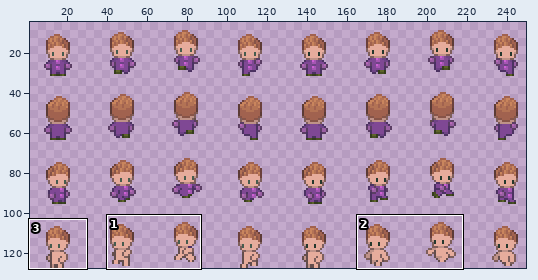
Sprite sheet, stored at frontend/public/assets/walk/walk_purple.png. Above, an overview of the earlier version with the close-up marked.
Close-up. Before the edit:
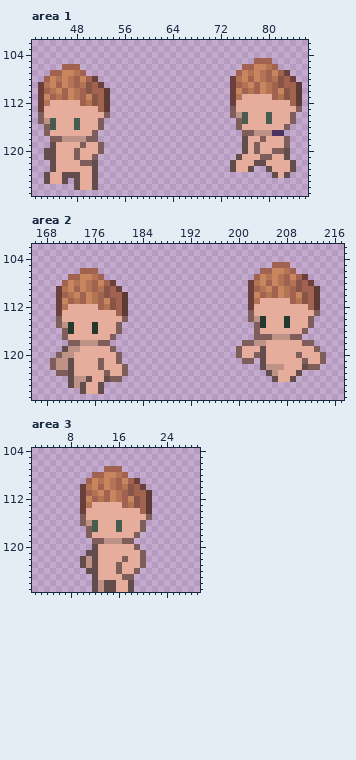
The file is 256x128 pixels. Shown: area 1: x 41..86, y 102..127; area 2: x 166..217, y 102..127; area 3: x 2..29, y 104..127. The wide view leaves out empty margins. The commit also changed other parts of the picture, which this record leaves out.
After the commit:
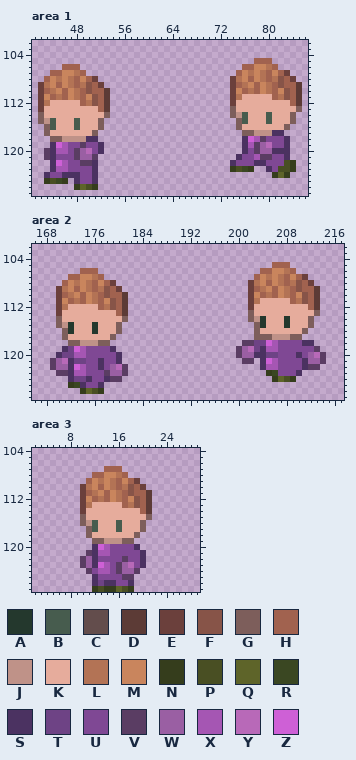
Palette (. is transparent): A #24382d  B #475c4e  C #634d4c  D #5c3b36  E #6b403c  F #875448  G #7d5e5b  H #a1624f  J #bf9288  K #e6ac9c  L #b37355  M #c9855d  N #353d1c  P #494f23  Q #5e6429  R #3a4722  S #4b3261  T #6e4385  U #7f4894  V #5a3d63  W #9a5fa3  X #a556b3  Y #b869b8  Z #ce60d6
Edits made:
--- area 1
@@ x 41..86 @@
 117 ..GKKKKKKKG........................GGJJJSS....
-118 ...GGJJJJGG........................CKKGKKKG...
-119 ...CKKKKGKKG.......................CKGKKKKG...
-120 ..CCKKKGKKKG.......................CKGKKGGC...
-121 ..CCKKKGKKG.......................CKKKGGKKC...
-122 ...CKKKKGGC......................CKKKCCKKKKC..
-123 ...CKKKKKKC......................CKKC..CKKKC..
-124 ..CKKCCCKKC.............................CKC...
-125 ..CKKC.CKKC...................................
-126 .......CKKC...................................
+118 ...GGJJJJSS........................SZXVUUUS...
+119 ...SZXUUVUUS.......................SXVWYUUS...
+120 ..VSXXUVWYUS.......................SUVWWSSS...
+121 ..VSUUUVWWV.......................SUUXVVUUS...
+122 ...SZXUUVVS......................SUUUSSUUUPN..
+123 ...SXXUUUUS......................NPRN..SUPPN..
+124 ..SUUSSSUUS.............................NQN...
+125 ..NPRN.SUUS...................................
+126 .......NQPN...................................
 127 ..............................................
--- area 2
@@ x 166..217 @@
 117 .....GKKKKKKKG.......................GGGJJJGG.......
-118 ......GGJJJGG......................GGJJKKKKKKGG.....
-119 .....CJJKKKKKG....................GKKKCKKKKKKKKG....
-120 ....GJJKKKKKKKG...................GKKGCKKKKKGKKKG...
-121 ...GJJCKKKKGKKG....................GG.CKKKKKKGKKG...
-122 ...GJJCKKKKGKKKG......................CJJJKKKCGG....
-123 ....GGCKKKKKGKKG.......................CJKKKC.......
-124 ......CJJCKKCGG.........................CKKC........
-125 ......CJCKKC........................................
-126 ........CKKC........................................
+118 ......GGJJJGG......................VVTTZXUUUUSS.....
+119 .....STZXUUUUS....................VWYTSXXUUUUUUV....
+120 ....STTXXUUUUUS...................VWWSSTTUUUSUWYV...
+121 ...VWYSTTUUSUUS....................VV.SZXUUUUSWWV...
+122 ...VWWSZXUUSUWYV......................SXXUUUUSVV....
+123 ....VVSXXUUUVWWV.......................NRUUUS.......
+124 ......STTSUUSVV.........................NQPN........
+125 ......NRSUUS........................................
+126 ........NQPN........................................
 127 ....................................................
--- area 3
@@ x 8..22 @@
 119 ....GGJJJGG....
-120 ....CKKKKKKG...
-121 ...CCKKKKKKKG..
-122 ..CJCKKKKGKKG..
-123 ..CJCKKKGKKKG..
-124 ...CCKKKGKKG...
-125 ....CKKKKGG....
-126 ....CJCCKKC....
-127 ....CJCCKKC....
+120 ....SZXUUUUS...
+121 ...VSXXUUUUUS..
+122 ..VWSUUUUVUUS..
+123 ..VWSZXUVWYUS..
+124 ...VUXXUVWWV...
+125 ....SUUUUVV....
+126 ....STSSUUS....
+127 ....NPNNQPN....
Changed places in both close-ups, as pixel boxes (x1, y1, x2, y2):
changed: (44, 136, 104, 190)
changed: (230, 136, 296, 178)
changed: (236, 340, 326, 382)
changed: (50, 346, 128, 394)
changed: (80, 544, 146, 592)
